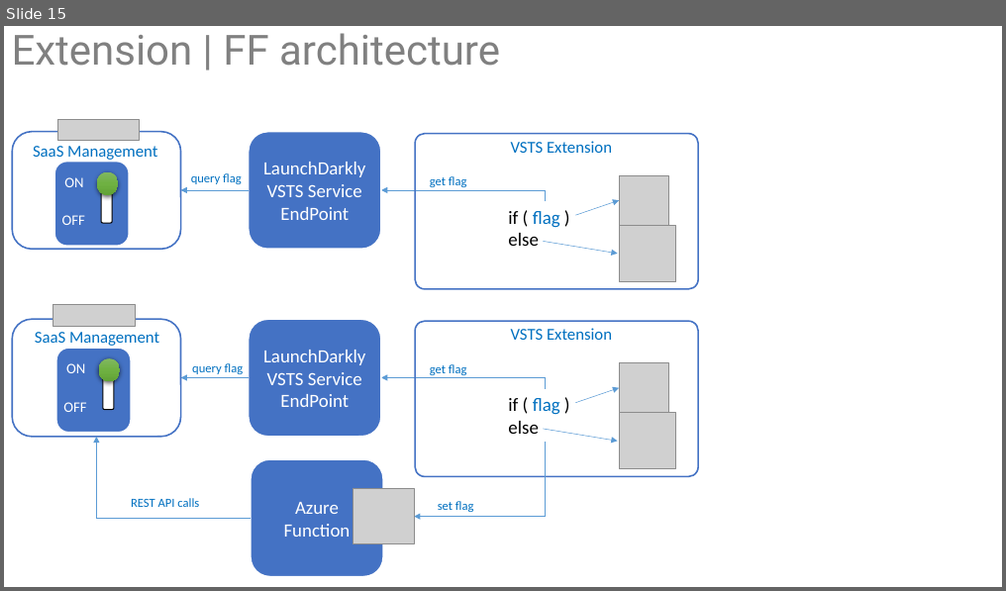
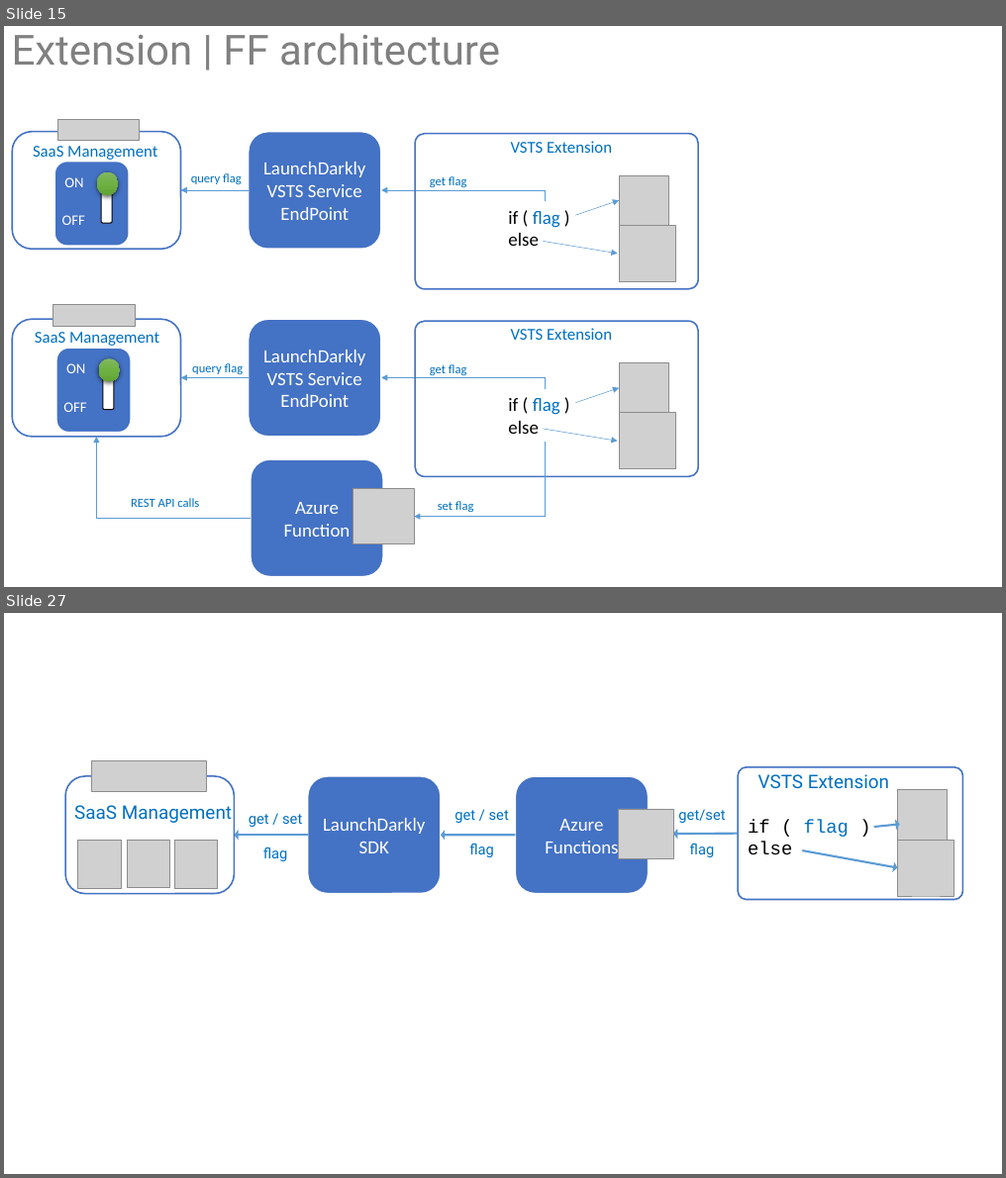
Before and after one commit to ALM-Rangers/Guidance, a slide deck: src/DevOps/Illustrations.pptx. Shown one above the other, each under a label of ours: slide 15 before the commit, slides 15 and 27 after it; the slides between them are not shown. The pictures are 1006x591 and 1006x1178 pixels, drawn with LibreOffice and Linux fonts; fonts in the diff are those of the drawing; grey boxes stand for pictures. Boxes give left, top, right and bottom in pixels: in the first picture for what was removed or moved away, otherwise in the second. Text is boxed around its words. In the diff, an @@ line names an element or a change of style, - is before the commit and + after.

Commit message:
Batch update of images and decks.

```diff
--- a/src/DevOps/Illustrations.pptx
+++ b/src/DevOps/Illustrations.pptx
@@ slide 27 added at bbox=[4, 613, 1002, 1174], background #FFFFFF @@
@@ rounded rectangle added at bbox=[65, 776, 234, 894], outline #4472C4 1.5 pt @@
@@ picture added at bbox=[91, 761, 205, 791] @@
@@ rounded rectangle added at bbox=[308, 776, 442, 894], fill #4472C4, outline #FFFFFF 1.5 pt, 18 pt, text #FFFFFF @@
+LaunchDarkly SDK
@@ rounded rectangle added at bbox=[515, 776, 648, 894], fill #4472C4, outline #FFFFFF 1.5 pt, 18 pt, text #FFFFFF @@
+Azure Functions
@@ rounded rectangle added at bbox=[738, 767, 963, 900], outline #4472C4 1.5 pt @@
@@ text added at bbox=[758, 774, 889, 789], 18 pt, text #0070C0 @@
+VSTS Extension
@@ picture added at bbox=[898, 790, 947, 840] @@
@@ text added at bbox=[74, 805, 232, 823], 18 pt, text #0070C0 @@
+SaaS Management
@@ text added at bbox=[249, 814, 302, 861], 14 pt, text #0070C0 @@
+get / set
+flag
@@ text added at bbox=[454, 810, 509, 858], 14 pt, text #0070C0 @@
+get / set
+flag
@@ picture added at bbox=[619, 809, 673, 859] @@
@@ text added at bbox=[678, 809, 725, 858], 14 pt, text #0070C0 @@
+get/set
+flag
@@ text added at bbox=[747, 819, 848, 856], 18 pt, text #000000 @@
+if ( flag )
+else
@@ picture added at bbox=[78, 841, 121, 888] @@
@@ picture added at bbox=[127, 840, 169, 888] @@
@@ picture added at bbox=[174, 841, 218, 888] @@
@@ arrow added from (308, 836) to (234, 836), #5B9BD5 2 pt @@
@@ arrow added from (515, 836) to (441, 836), #5B9BD5 2 pt @@
@@ arrow added from (738, 834) to (673, 834), #5B9BD5 2 pt @@
@@ arrow added from (874, 827) to (900, 824), #5B9BD5 2 pt @@
@@ picture added at bbox=[898, 840, 954, 896] @@
@@ arrow added from (803, 851) to (898, 868), #5B9BD5 2 pt @@
```
Also in this commit, not shown: 11 other slides added, 41 other files.
